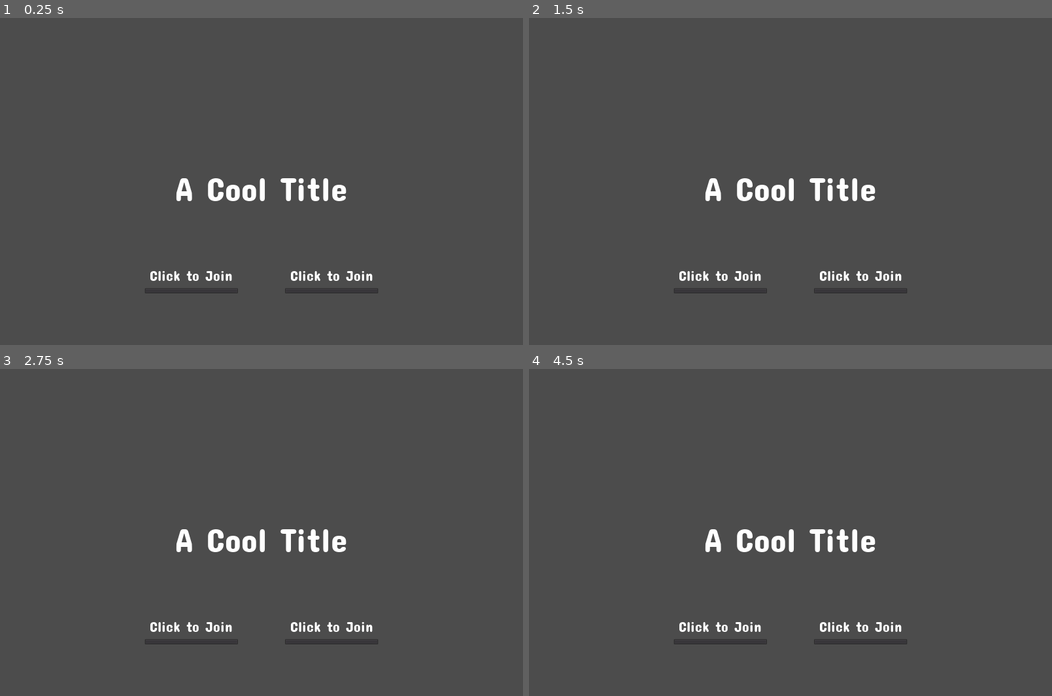
Above: before the commit, frames 1-4 (two rows, left to right).
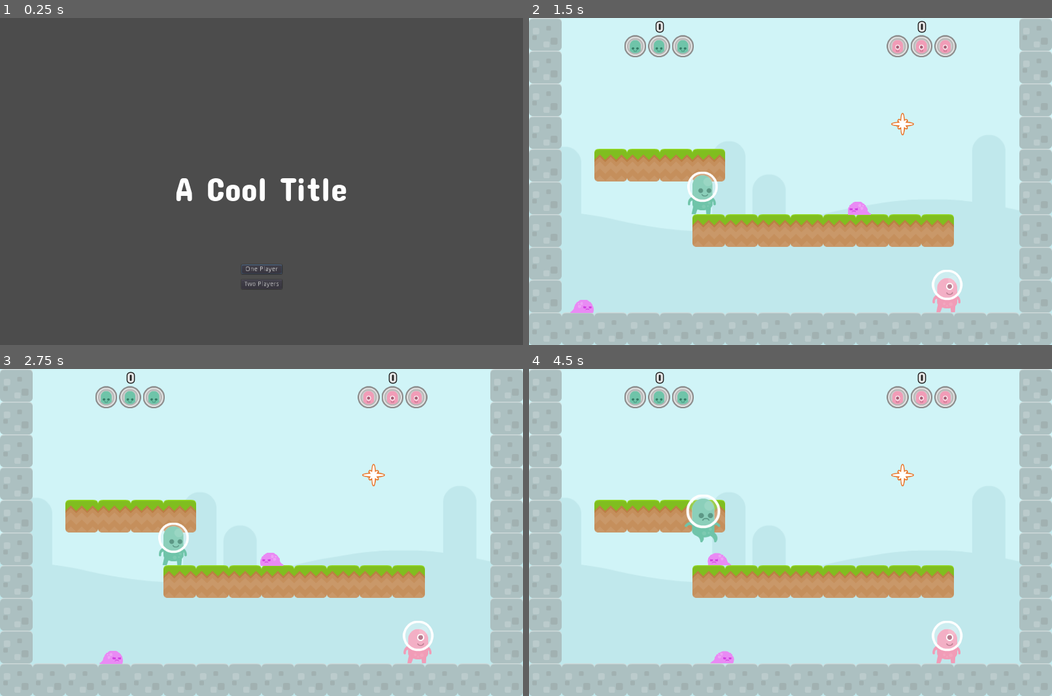
Above: after the commit, the same moments.

Repository: doctor-g/AltNaGaDeMon2021
Game: Godot game, scene res://Screens/MainMenu.tscn
Same seed, same stepped clock (60 frames per second), same inputs: the game is played once before the commit and once after it. This scene is started directly instead of the project's main scene.
Inputs (mouse positions are in pixels of both pictures, inside the frame that each line leads up to):
- Up to frame 1 (0.25 s): no input
- Up to frame 2 (1.5 s): click (790, 282) at 0.5 s, where only the run after the commit has a clickable "Two Players"; tap Enter at 1.25 s
- Up to frame 3 (2.75 s): tap Enter at 2 s
- Up to frame 4 (4.5 s): tap Enter at 2.75, 3.5, 4.25 s

The runs differ from the first frame. In frame 1, 0.7% of the frame differs, in the area x 27-73%, y 75-85%; in frame 2, 100%; in frame 3, 100%; in frame 4, 100%, in the area x 0-100%, y 0-100%.

Commit message:
Replace join control with simpler navigable buttons

Diff:
--- a/project/Screens/JoinControl.gd
+++ /dev/null
@@ -1,37 +0,0 @@
-extends VBoxContainer
-
-const _PROGRESS_FILL_SPEED := 0.8
-
-signal complete
-
-export var index := 0
-
-var _action_prefix : String
-var joined := false
-var complete := false
-
-onready var _label := $Label
-onready var _progress_bar := $ProgressBar
-
-
-func _ready():
-	_action_prefix = "p%d_" % (index + 1)
-
-
-func _input(event):
-	if not joined and event.is_action_pressed(_action_prefix + "jump"):
-		_label.text = "Hold to Start"
-		_progress_bar.visible = true
-		joined = true
-
-
-func _process(delta):
-	if joined:
-		if Input.is_action_pressed(_action_prefix + "jump"):
-			_progress_bar.value += delta * _PROGRESS_FILL_SPEED
-			if _progress_bar.value >= 1:
-				_label.text = "Ready!"
-				complete = true
-				emit_signal("complete")
-		elif not complete:
-			_progress_bar.value = 0
--- a/project/Screens/JoinControl.tscn
+++ /dev/null
@@ -1,35 +0,0 @@
-[gd_scene load_steps=4 format=2]
-
-[ext_resource path="res://Common/ConcertOne-Regular.ttf" type="DynamicFontData" id=1]
-[ext_resource path="res://Screens/JoinControl.gd" type="Script" id=2]
-
-[sub_resource type="DynamicFont" id=1]
-size = 32
-font_data = ExtResource( 1 )
-
-[node name="JoinControl" type="VBoxContainer"]
-margin_right = 40.0
-margin_bottom = 40.0
-custom_constants/separation = 20
-script = ExtResource( 2 )
-__meta__ = {
-"_edit_use_anchors_": false
-}
-
-[node name="Label" type="Label" parent="."]
-margin_right = 200.0
-margin_bottom = 26.0
-custom_fonts/font = SubResource( 1 )
-text = "Click to Join"
-align = 1
-__meta__ = {
-"_edit_use_anchors_": false
-}
-
-[node name="ProgressBar" type="ProgressBar" parent="."]
-margin_top = 46.0
-margin_right = 200.0
-margin_bottom = 58.0
-rect_min_size = Vector2( 200, 12 )
-max_value = 1.0
-percent_visible = false
--- a/project/Screens/MainMenu.gd
+++ b/project/Screens/MainMenu.gd
@@ -2,13 +2,22 @@
 
 const _LEVEL := preload("res://World/Level.tscn")
 
-func _on_JoinControl_complete():
-	var joined_players := 0
-	for control in $JoinControls.get_children():
-		if control.joined:
-			joined_players += 1
 
+func _ready():
+	$ButtonBox/Start1PButton.grab_focus()
+
+
+func _on_Start1PButton_pressed():
+	_start_game(1)
+
+
+func _on_Start2PButton_pressed():
+	_start_game(2)
+
+
+func _start_game(num_players:int)->void:
+	assert (num_players>0)
 	var level := _LEVEL.instance()
-	level.num_players = joined_players
+	level.num_players = num_players
 	get_tree().get_root().add_child(level)
 	get_tree().get_root().remove_child(self)
--- a/project/Screens/MainMenu.tscn
+++ b/project/Screens/MainMenu.tscn
@@ -1,6 +1,5 @@
-[gd_scene load_steps=5 format=2]
+[gd_scene load_steps=4 format=2]
 
-[ext_resource path="res://Screens/JoinControl.tscn" type="PackedScene" id=1]
 [ext_resource path="res://Screens/MainMenu.gd" type="Script" id=2]
 
 [sub_resource type="DynamicFontData" id=1]
@@ -33,30 +32,30 @@
 "_edit_use_anchors_": false
 }
 
-[node name="JoinControls" type="HBoxContainer" parent="."]
+[node name="ButtonBox" type="VBoxContainer" parent="."]
 anchor_left = 0.5
 anchor_top = 1.0
 anchor_right = 0.5
 anchor_bottom = 1.0
-margin_left = -250.0
-margin_top = -167.0
-margin_right = 250.0
-margin_bottom = -109.0
-custom_constants/separation = 100
-alignment = 1
+margin_left = -43.5
+margin_top = -172.0
+margin_right = 43.5
+margin_bottom = -120.0
+custom_constants/separation = 12
 __meta__ = {
 "_edit_use_anchors_": false
 }
 
-[node name="JoinControl" parent="JoinControls" instance=ExtResource( 1 )]
-margin_right = 200.0
-margin_bottom = 58.0
+[node name="Start1PButton" type="Button" parent="ButtonBox"]
+margin_right = 87.0
+margin_bottom = 20.0
+text = "One Player"
 
-[node name="JoinControl2" parent="JoinControls" instance=ExtResource( 1 )]
-margin_left = 300.0
-margin_right = 500.0
-margin_bottom = 58.0
-index = 1
+[node name="Start2PButton" type="Button" parent="ButtonBox"]
+margin_top = 32.0
+margin_right = 87.0
+margin_bottom = 52.0
+text = "Two Players"
 
-[connection signal="complete" from="JoinControls/JoinControl" to="." method="_on_JoinControl_complete"]
-[connection signal="complete" from="JoinControls/JoinControl2" to="." method="_on_JoinControl_complete"]
+[connection signal="pressed" from="ButtonBox/Start1PButton" to="." method="_on_Start1PButton_pressed"]
+[connection signal="pressed" from="ButtonBox/Start2PButton" to="." method="_on_Start2PButton_pressed"]
--- a/project/project.godot
+++ b/project/project.godot
@@ -43,6 +43,20 @@
 
 [input]
 
+ui_up={
+"deadzone": 0.5,
+"events": [ Object(InputEventKey,"resource_local_to_scene":false,"resource_name":"","device":0,"alt":false,"shift":false,"control":false,"meta":false,"command":false,"pressed":false,"scancode":16777232,"physical_scancode":0,"unicode":0,"echo":false,"script":null)
+, Object(InputEventJoypadButton,"resource_local_to_scene":false,"resource_name":"","device":0,"button_index":12,"pressure":0.0,"pressed":false,"script":null)
+, Object(InputEventJoypadMotion,"resource_local_to_scene":false,"resource_name":"","device":0,"axis":1,"axis_value":-1.0,"script":null)
+ ]
+}
+ui_down={
+"deadzone": 0.5,
+"events": [ Object(InputEventKey,"resource_local_to_scene":false,"resource_name":"","device":0,"alt":false,"shift":false,"control":false,"meta":false,"command":false,"pressed":false,"scancode":16777234,"physical_scancode":0,"unicode":0,"echo":false,"script":null)
+, Object(InputEventJoypadButton,"resource_local_to_scene":false,"resource_name":"","device":0,"button_index":13,"pressure":0.0,"pressed":false,"script":null)
+, Object(InputEventJoypadMotion,"resource_local_to_scene":false,"resource_name":"","device":0,"axis":1,"axis_value":1.0,"script":null)
+ ]
+}
 p1_move_right={
 "deadzone": 0.5,
 "events": [ Object(InputEventKey,"resource_local_to_scene":false,"resource_name":"","device":0,"alt":false,"shift":false,"control":false,"meta":false,"command":false,"pressed":false,"scancode":68,"physical_scancode":0,"unicode":0,"echo":false,"script":null)
